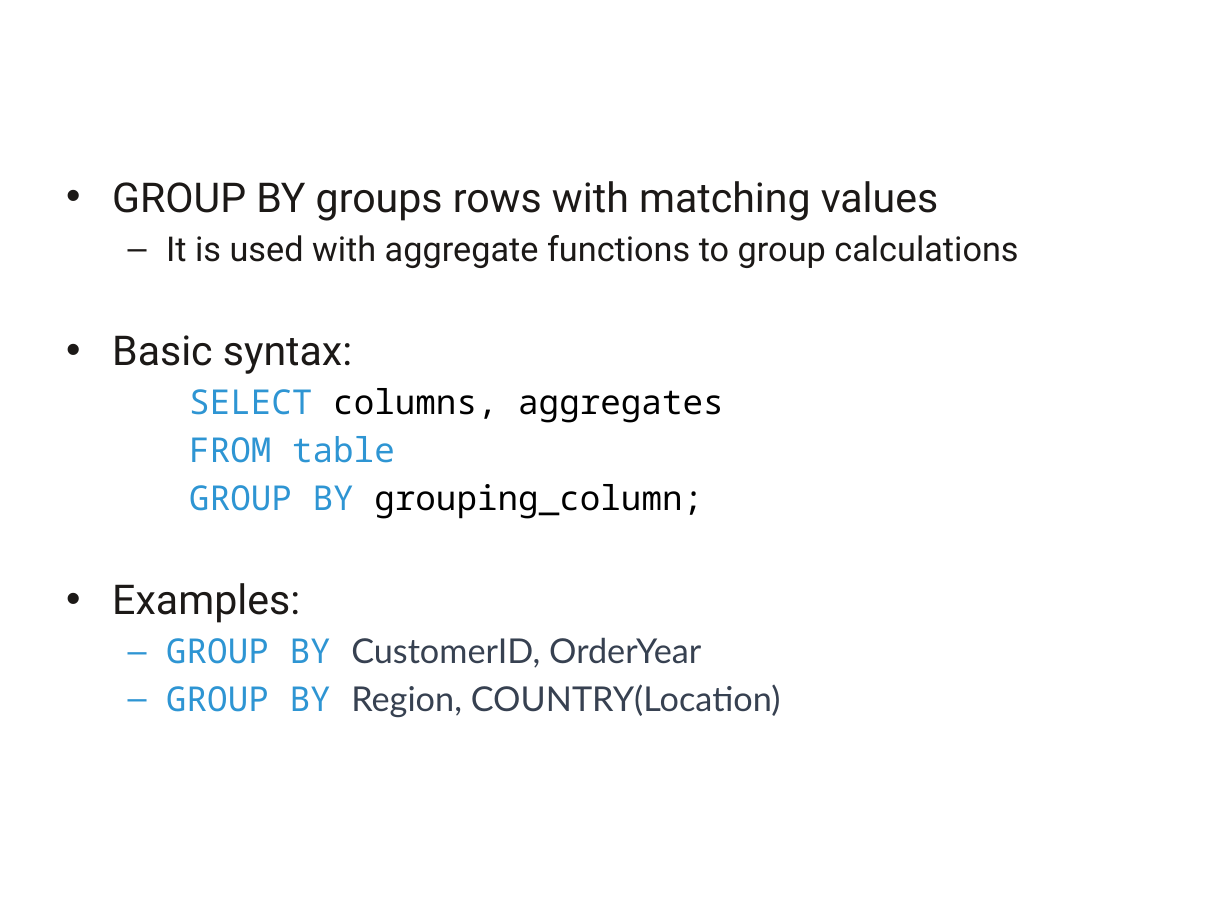
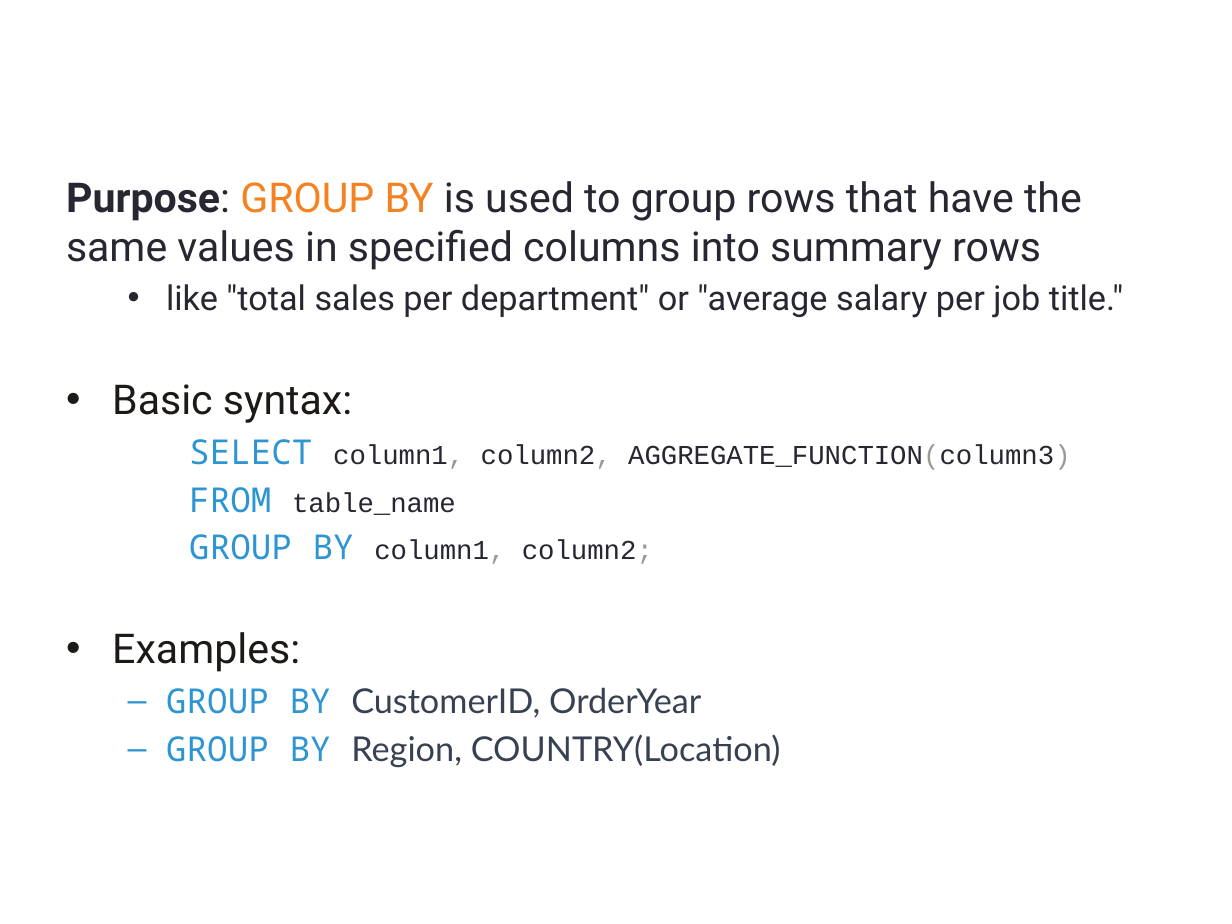
Before and after one commit to a099954/ABC-Program, a slide deck: slide 3 of SQL/Day 3 Aggregates/Aggregates.pptx (slide 19 before the commit). Drawn at 1232x924 pixels with LibreOffice and Linux fonts; fonts in the diff are those of the drawing; background and template pictures are left out. Boxes give left, top, right and bottom in pixels: in the first picture for what was removed or moved away, otherwise in the second. Text is boxed around its words. In the diff, an @@ line names an element or a change of style, - is before the commit and + after.

```diff
--- a/SQL/Day 3 Aggregates/Aggregates.pptx
+++ b/SQL/Day 3 Aggregates/Aggregates.pptx
@@ text at <box>66,181,1123,318</box>: text changed; size 20 to 24 pt; text colour #1C1917 to #262730 @@
-• GROUP BY groups rows with matching values
-  – It is used with aggregate functions to group calculations
+Purpose: GROUP BY is used to group rows that have the same values in specified columns into summary rows
+  • like "total sales per department" or "average salary per job title."
@@ text at <box>189,439,1071,564</box>: text changed; size 20 to 16 pt; font Noto Sans Mono to Courier New; text colour #000000 to #262730 @@
-  SELECT columns, aggregates
-  FROM table
-  GROUP BY grouping_column;
+  SELECT column1, column2, AGGREGATE_FUNCTION(column3)
+  FROM table_name
+  GROUP BY column1, column2;
```
Also in this commit, not shown: 12 other slides changed, 4 slides added, 14 slides removed, 7 other files.
